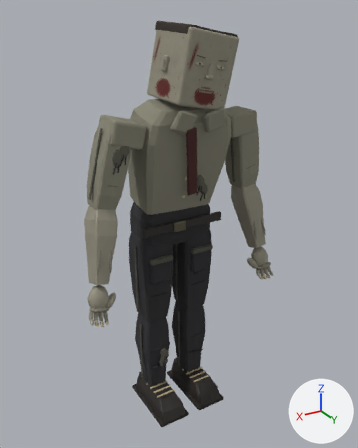
What one commit did to the glTF model modelos/zombis/oficinista.glb.
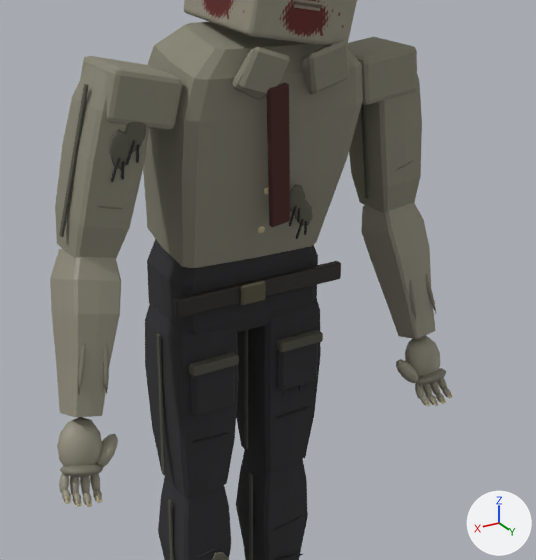
There are two pictures of each version: one whole from a 50 mm camera at (3.24, 5.64, 2.55) aimed at (-0.02, 0.21, -0.16), one close up on the part from 17% to 87% of the width and 20% to 79% of the height. Arrows for +X, +Y and +Z are at lower right; the lights stay in place. The first two pictures are the older version. Where no turn or scale is listed for an object, it has been applied to the vertices. Vertices at exactly the same position are counted once.

In view in the first close-up: 'M_Head', 'M_LeftLowerArm', 'M_LeftLowerLeg', 'M_LeftUpperArm', 'M_LeftUpperLeg', 'M_LowerTorso', 'M_RightHand', 'M_RightLowerArm', 'M_RightLowerLeg', 'M_RightUpperArm', 'M_RightUpperLeg', 'M_UpperTorso' and 1 more.
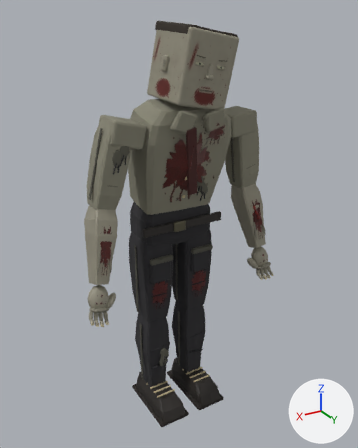
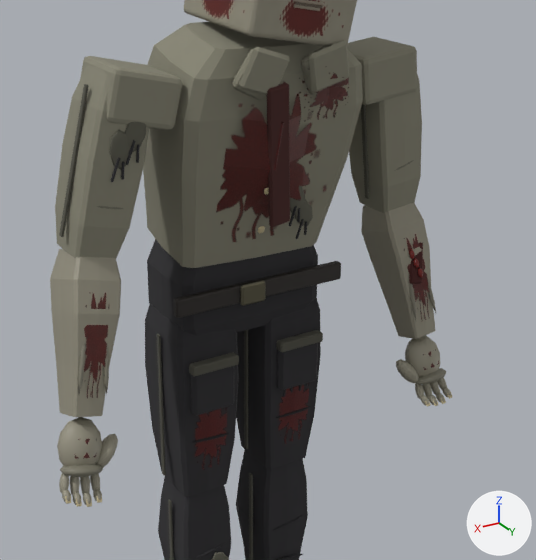
Where the change shows, as pixel boxes (x1, y1, x2, y2) in the close-ups (536 x 560 px):
part 1 of me_anatomia_rightupperleg, added (brown)
    after: (195, 409, 227, 470)
part 2 of me_anatomia_leftlowerarm, added
    after: (413, 258, 419, 268)
part 3 of me_anatomia_leftlowerarm, added
    after: (409, 249, 415, 259)
part 4 of me_anatomia_leftlowerarm, added
    after: (409, 243, 423, 284)
part 5 of me_anatomia_leftlowerarm, added (brown)
    after: (404, 234, 429, 320)
part 6 of me_anatomia_rightlowerarm, added (brown)
    after: (84, 293, 108, 398)
part 7 of me_anatomia_uppertorso, added (brown)
    after: (297, 66, 349, 121)
part 8 of me_anatomia_uppertorso, added (brown)
    after: (216, 81, 341, 242)

The change, as a list of edits to the scene's bpy script:
```text
Change me_anatomia_rightupperleg:
    remove me_anatomia_rightupperleg.from_pydata(...)  # 216 vertices, 408 faces; spans x -0.237..0.257, y -0.286..0.355, z -0.65..0.65
    add me_anatomia_rightupperleg.from_pydata(...)  # 231 vertices, 424 faces; spans x -0.237..0.257, y -0.286..0.355, z -0.65..0.65
    me_anatomia_rightupperleg part 1: a new loose piece of 15 vertices spanning x -0.12..0.12, y 0.229..0.334, z -0.475..0.175, in mat_sangreropa_07 (picture img_sangremanchas_07)
    add me_anatomia_rightupperleg.materials.append(mat_sangreropa_07)  # picture img_sangremanchas_07
Change me_anatomia_leftlowerarm:
    remove me_anatomia_leftlowerarm.from_pydata(...)  # 144 vertices, 276 faces; spans x -0.141..0.185, y -0.289..0.255, z -0.491..0.504
    add me_anatomia_leftlowerarm.from_pydata(...)  # 315 vertices, 584 faces; spans x -0.141..0.185, y -0.289..0.255, z -0.491..0.504
    me_anatomia_leftlowerarm part 2: the loose piece of 42 vertices spanning x 0.044..0.082, y 0.095..0.253, z -0.298..0.187 is copied, and the copy is multiplied about its middle by the matrix ((1.193, -0.002, -0.03), (0.025, 0.686, 0.175), (-0.116, 0.178, 0.202)), then moved by (-0.037, 0.002, 0.158), in mat_sangrereciente (dark red #741812); it spans x 0.006..0.048, y 0.16..0.193, z 0.068..0.136
    me_anatomia_leftlowerarm part 3: the loose piece of 42 vertices spanning x 0.044..0.082, y 0.095..0.253, z -0.298..0.187 is copied, and the copy is multiplied about its middle by the matrix ((1.193, -0.002, -0.03), (0.025, 0.686, 0.175), (-0.116, 0.178, 0.202)), then moved by (-0.013, -0.019, 0.222), in mat_sangrereciente (dark red #741812); it spans x 0.03..0.072, y 0.139..0.171, z 0.133..0.201
    me_anatomia_leftlowerarm part 4: a new loose piece of 24 vertices spanning x -0.07..0.088, y 0.103..0.212, z -0.045..0.241, in mat_sangreseca (dark red #42100c)
    me_anatomia_leftlowerarm part 5: a new loose piece of 21 vertices spanning x -0.128..0.171, y 0.04..0.243, z -0.342..0.408, in mat_sangreropa_07 (picture img_sangremanchas_07)
    other edits to the shape of me_anatomia_leftlowerarm do not show in these pictures
    add me_anatomia_leftlowerarm.materials.append(mat_sangreropa_07)  # picture img_sangremanchas_07
    add me_anatomia_leftlowerarm.materials.append(mat_sangreseca)  # dark red #42100c
    add me_anatomia_leftlowerarm.materials.append(mat_sangrereciente)  # dark red #741812
Change me_anatomia_rightlowerarm:
    remove me_anatomia_rightlowerarm.from_pydata(...)  # 144 vertices, 276 faces; spans x -0.228..0.203, y -0.29..0.256, z -0.49..0.506
    add me_anatomia_rightlowerarm.from_pydata(...)  # 165 vertices, 300 faces; spans x -0.228..0.203, y -0.29..0.256, z -0.49..0.506
    me_anatomia_rightlowerarm part 6: a new loose piece of 21 vertices spanning x -0.222..0.143, y 0.039..0.244, z -0.343..0.417, in mat_sangreropa_07 (picture img_sangremanchas_07)
    add me_anatomia_rightlowerarm.materials.append(mat_sangreropa_07)  # picture img_sangremanchas_07
Change me_anatomia_uppertorso:
    remove me_anatomia_uppertorso.from_pydata(...)  # 516 vertices, 968 faces; spans x -0.654..0.632, y -0.43..0.572, z -0.748..0.731
    add me_anatomia_uppertorso.from_pydata(...)  # 560 vertices, 1022 faces; spans x -0.654..0.632, y -0.43..0.572, z -0.748..0.731
    me_anatomia_uppertorso part 7: a new loose piece of 24 vertices spanning x -0.584..-0.083, y 0.335..0.554, z 0.147..0.592, in mat_sangreropa_07 (picture img_sangremanchas_07)
    me_anatomia_uppertorso part 8: a new loose piece of 20 vertices spanning x -0.518..0.371, y 0.139..0.544, z -0.64..0.554, in mat_sangreropa_07 (picture img_sangremanchas_07)
    add me_anatomia_uppertorso.materials.append(mat_sangreropa_07)  # picture img_sangremanchas_07
```
